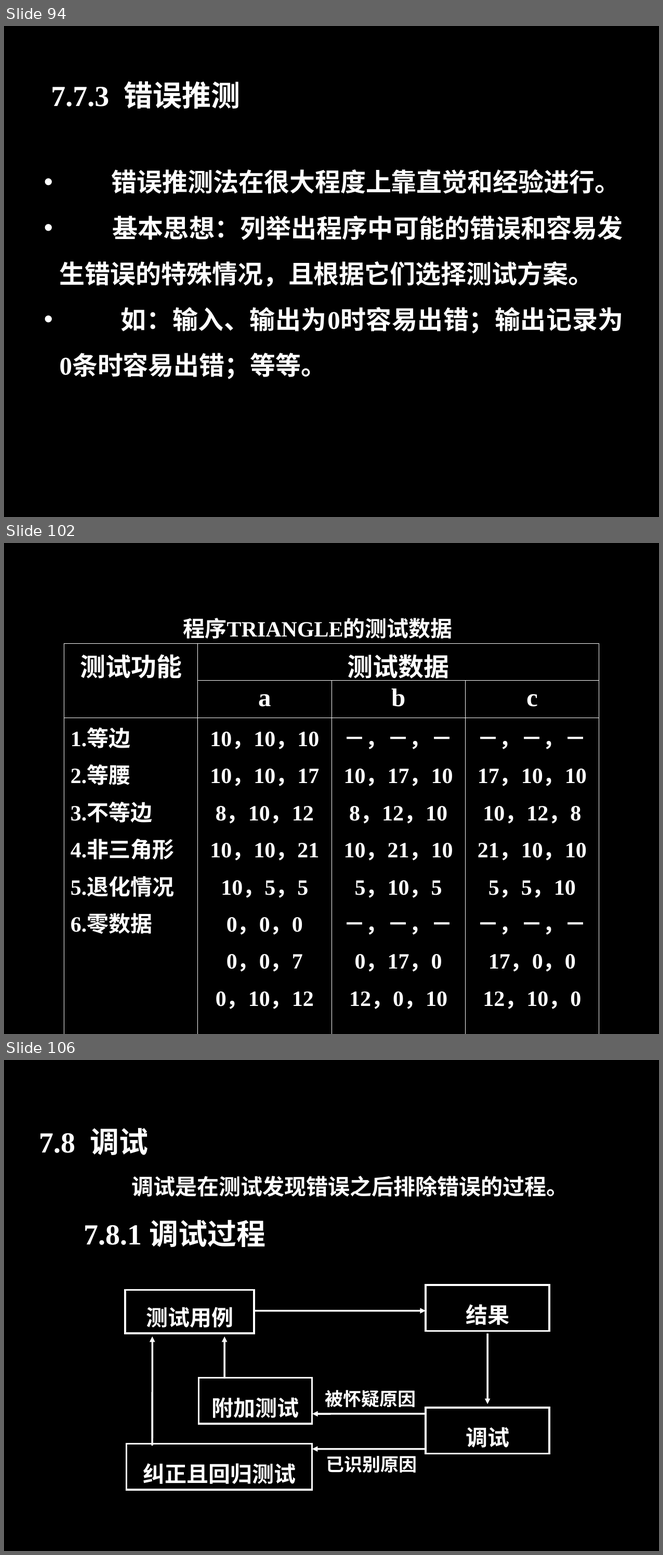
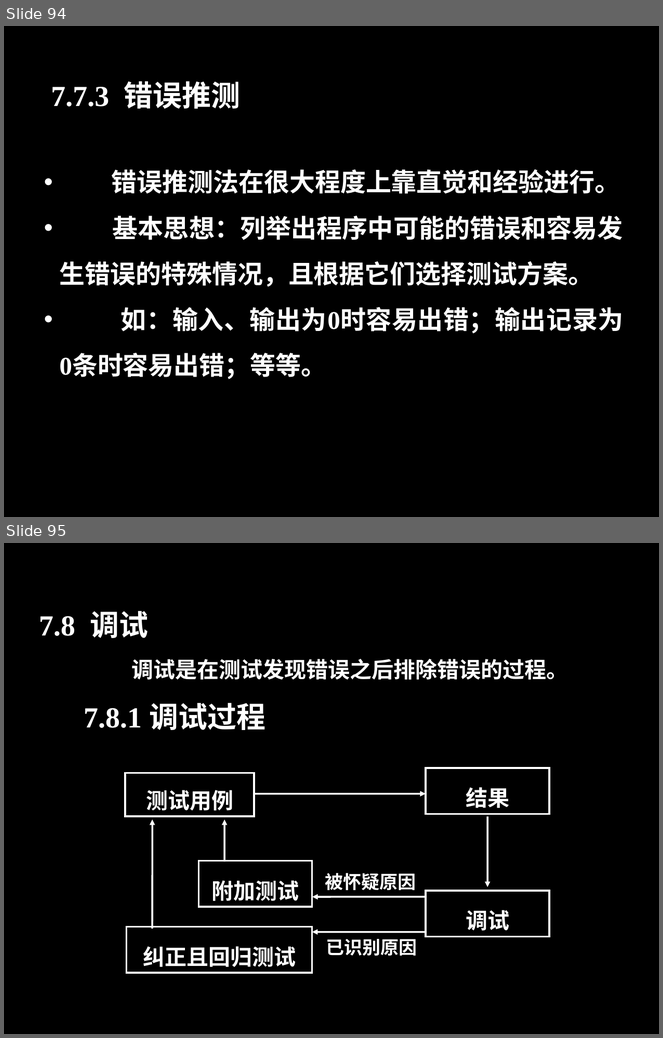
Before and after one commit to zucccxy/project, a slide deck: 翻转课堂PPT.ppt. Shown one above the other, each under a label of ours: slides 94, 102 and 106 before the commit, slides 94 and 95 after it; the slides between them are not shown. The pictures are 663x1555 and 663x1038 pixels, drawn with LibreOffice and Linux fonts; fonts in the diff are those of the drawing; background and template pictures are left out. Boxes give left, top, right and bottom in pixels: in the first picture for what was removed or moved away, otherwise in the second. Text is boxed around its words. In the diff, an @@ line names an element or a change of style, - is before the commit and + after.

```diff
--- a/翻转课堂PPT.ppt
+++ b/翻转课堂PPT.ppt
@@ slide 102 removed at bbox=[4, 543, 659, 1034], background #000000 @@
@@ text removed at bbox=[183, 618, 453, 639] @@
-程序TRIANGLE的测试数据
@@ table removed at bbox=[64, 643, 599, 1012], 3 rows, 4 columns @@
-测试功能 | 测试数据 |  | 
- | a | b | c
-1.等边 / 2.等腰 / 3.不等边 / 4.非三角形 / 5.退化情况 / 6.零数据 | 10，10，10 / 10，10，17 / 8，10，12 / 10，10，21 / 10，5，5 / 0，0，0 / 0，0，7 / 0，10，12 | －，－，－ / 10，17，10 / 8，12，10 / 10，21，10 / 5，10，5 / －，－，－ / 0，17，0 / 12，0，10 | －，－，－ / 17，10，10 / 10，12，8 / 21，10，10 / 5，5，10 / －，－，－ / 17，0，0 / 12，10，0
@@ what was slide 106 is now slide 95 @@
```
Also in this commit, not shown: 3 slides changed, 11 other slides removed.
